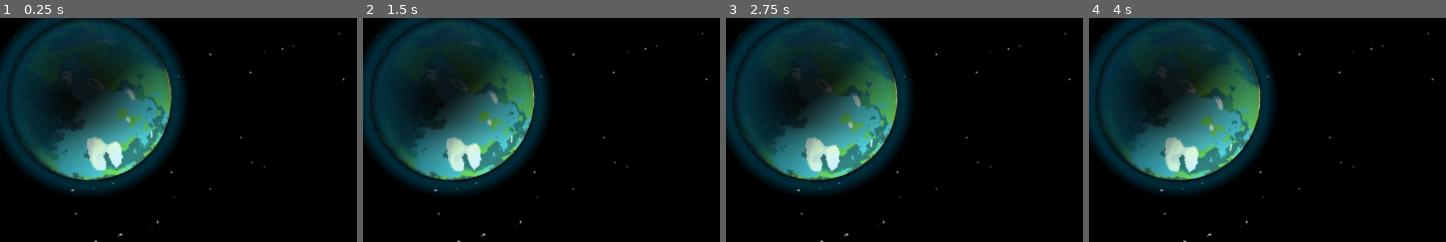
Above: before the commit, frames 1-4 (left to right).
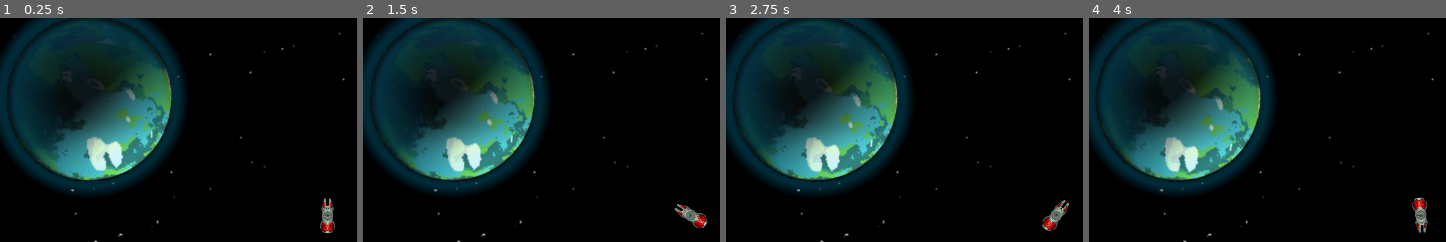
Above: after the commit, the same moments.

Repository: MaloGermond/to-the-edge-of-space
Game: Godot game, scene res://scenes/scenes/space.tscn
The game is run twice, just before and just after one commit, with the same random seed, the same clock (stepped at 60 frames per second) and the same inputs.
Inputs:
- Up to frame 1 (0.25 s): no input
- Up to frame 2 (1.5 s): hold Right (ui_right) 0.53-1.28 s; hold Down (ui_down) from 1.28 s (still down)
- Up to frame 3 (2.75 s): release Down (ui_down) at 2.03 s; hold Right (ui_right) from 2.03 s (still down)
- Up to frame 4 (4 s): release Right (ui_right) at 2.78 s; hold Up (ui_up) 2.78-3.53 s; hold Left (ui_left) from 3.53 s (still down)
The pictures show only the part of the screen within x 6-56%, y 24-74%; the shares and areas given below are measured in that part.

The runs differ from the first frame. In frame 1, 0.5% of the frame differs, in the area x 89-94%, y 80-96%; in frame 2, 0.5%, in the area x 87-97%, y 83-94%; in frame 3, 0.5%; in frame 4, 0.5%.

Commit message:
:construction: Handle ships controls

Diff:
--- /dev/null
+++ b/scenes/objects/ship.tscn
@@ -0,0 +1,26 @@
+[gd_scene format=3 uid="uid://cwx2tbw8m0n2k"]
+
+[ext_resource type="Texture2D" uid="uid://cyfe0u2dyoovm" path="res://assets/textures/body_01.png" id="1_a4j8e"]
+[ext_resource type="Script" uid="uid://cs6p47m0smosd" path="res://scripts/objects/ship_controls.gd" id="1_x2d0j"]
+
+[sub_resource type="CanvasTexture" id="CanvasTexture_x2d0j"]
+diffuse_texture = ExtResource("1_a4j8e")
+
+[sub_resource type="CapsuleShape2D" id="CapsuleShape2D_a4j8e"]
+radius = 25.0
+height = 136.0
+
+[node name="Ship" type="Node2D" unique_id=1429302862]
+
+[node name="CharacterBody2D" type="CharacterBody2D" parent="." unique_id=131327344]
+floor_stop_on_slope = false
+floor_constant_speed = true
+floor_snap_length = 0.0
+script = ExtResource("1_x2d0j")
+
+[node name="Sprite2D" type="Sprite2D" parent="CharacterBody2D" unique_id=256874516]
+self_modulate = Color(0.12408299, 0.12408296, 0.12408296, 1)
+texture = SubResource("CanvasTexture_x2d0j")
+
+[node name="CollisionShape2D" type="CollisionShape2D" parent="CharacterBody2D" unique_id=265008696]
+shape = SubResource("CapsuleShape2D_a4j8e")
--- a/scenes/scenes/space.tscn
+++ b/scenes/scenes/space.tscn
@@ -2,6 +2,7 @@
 
 [ext_resource type="PackedScene" uid="uid://caubgkbj0cnvn" path="res://scenes/objects/Earth.tscn" id="1_6tmeo"]
 [ext_resource type="PackedScene" uid="uid://dviradg8si4fs" path="res://scenes/objects/stars.tscn" id="2_1u805"]
+[ext_resource type="PackedScene" uid="uid://cwx2tbw8m0n2k" path="res://scenes/objects/ship.tscn" id="2_ri6ed"]
 
 [sub_resource type="Environment" id="Environment_1u805"]
 background_mode = 3
@@ -24,6 +25,10 @@
 [node name="Stars" parent="Camera2D" unique_id=421848160 instance=ExtResource("2_1u805")]
 position = Vector2(17, -6)
 
+[node name="Ship" parent="Camera2D" unique_id=1429302862 instance=ExtResource("2_ri6ed")]
+position = Vector2(26, 58)
+scale = Vector2(0.2, 0.2)
+
 [node name="AnimatedSprite2D" parent="." unique_id=1444982781 instance=ExtResource("1_6tmeo")]
 position = Vector2(105, -215)
 
--- /dev/null
+++ b/scripts/objects/ship_controls.gd
@@ -0,0 +1,31 @@
+extends CharacterBody2D
+
+@export var rotation_speed: float = 0.2  # Vitesse de rotation (radians/seconde)
+@export var acceleration: float = 20.0  # Accélération (pixels/seconde²)
+@export var max_speed: float = 500.0     # Vitesse maximale
+
+var velocity_vector: Vector2 = Vector2.ZERO
+var rotation_vector: float = 0
+
+func _physics_process(delta: float) -> void:
+	# Rotation (gauche/droite)
+	if Input.is_action_pressed("ui_left"):
+		rotation_vector -= rotation_speed * delta  # Sens horaire
+	if Input.is_action_pressed("ui_right"):
+		rotation_vector += rotation_speed * delta  # Sens anti-horaire
+
+	# Accélération (avant/arrière, selon l'orientation du vaisseau)
+	if Input.is_action_pressed("ui_up"):
+		var direction := Vector2.UP.rotated(rotation)  # Direction "avant" = vers le haut
+		velocity_vector += direction * acceleration * delta
+		velocity_vector = velocity_vector.limit_length(max_speed)
+
+	if Input.is_action_pressed("ui_down"):
+		var direction := Vector2.UP.rotated(rotation)  # Direction "arrière" = opposée au haut
+		velocity_vector -= direction * acceleration * delta
+		velocity_vector = velocity_vector.limit_length(max_speed)
+
+	# Appliquer le mouvement (sans friction)
+	velocity = velocity_vector
+	rotation += rotation_vector
+	move_and_slide()
Binary file added: assets/textures/body_01.png
Not shown, added: assets/textures/body_01.png.import
Not shown, added: scripts/objects/ship_controls.gd.uid
